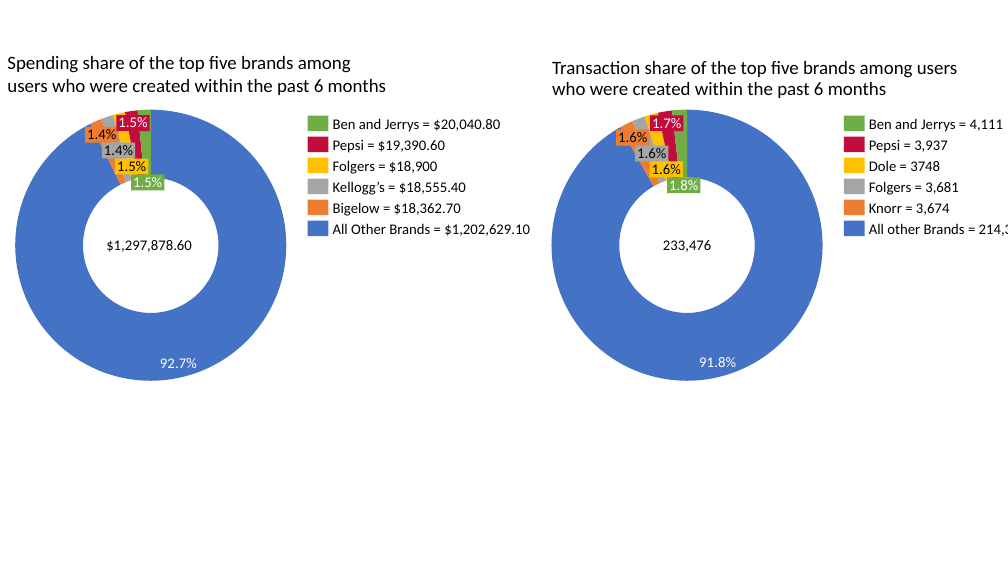
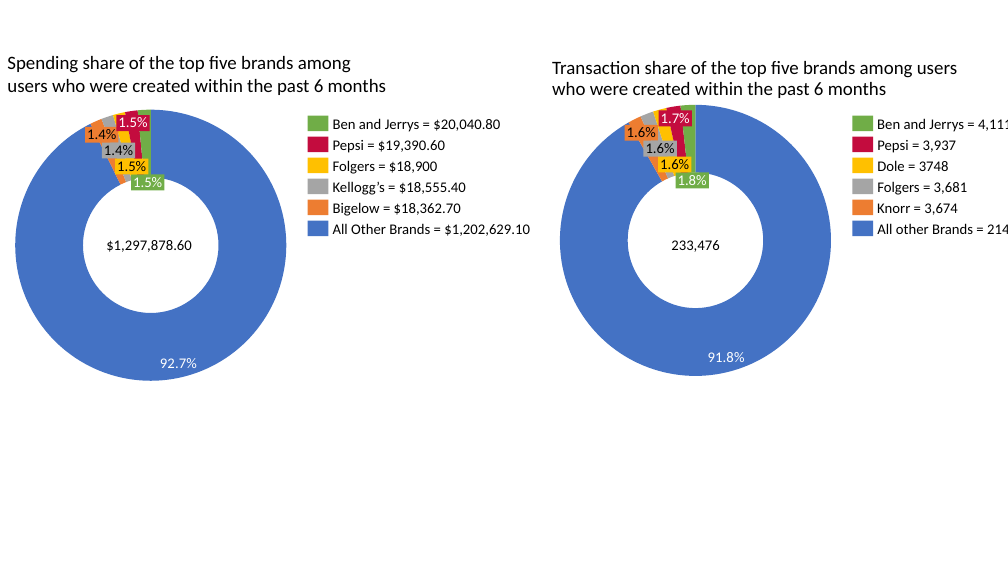
Before and after one commit to symartinezbarahona/Fetch-Rewards-Coding-Assignment, a slide deck: slide 1 of Supplemental/Stakeholder Visuals.pptx. Drawn at 1008x567 pixels with LibreOffice and Linux fonts; fonts in the diff are those of the drawing. Boxes give left, top, right and bottom in pixels: in the first picture for what was removed or moved away, otherwise in the second. Text is boxed around its words. In the diff, an @@ line names an element or a change of style, - is before the commit and + after.

```diff
--- a/Supplemental/Stakeholder Visuals.pptx
+++ b/Supplemental/Stakeholder Visuals.pptx
@@ 5 rectangles, 1 doughnut chart: place and size @@
-5 rectangles, 1 doughnut chart at [544,103,830,388]
+5 rectangles, 1 doughnut chart at [554,98,839,383]
@@ 7 texts, 6 rectangles: place and size @@
-7 texts, 6 rectangles at [663,116,1008,252]
+7 texts, 6 rectangles at [671,116,1008,252]
```
Also in this commit, not shown: 4 other files.
